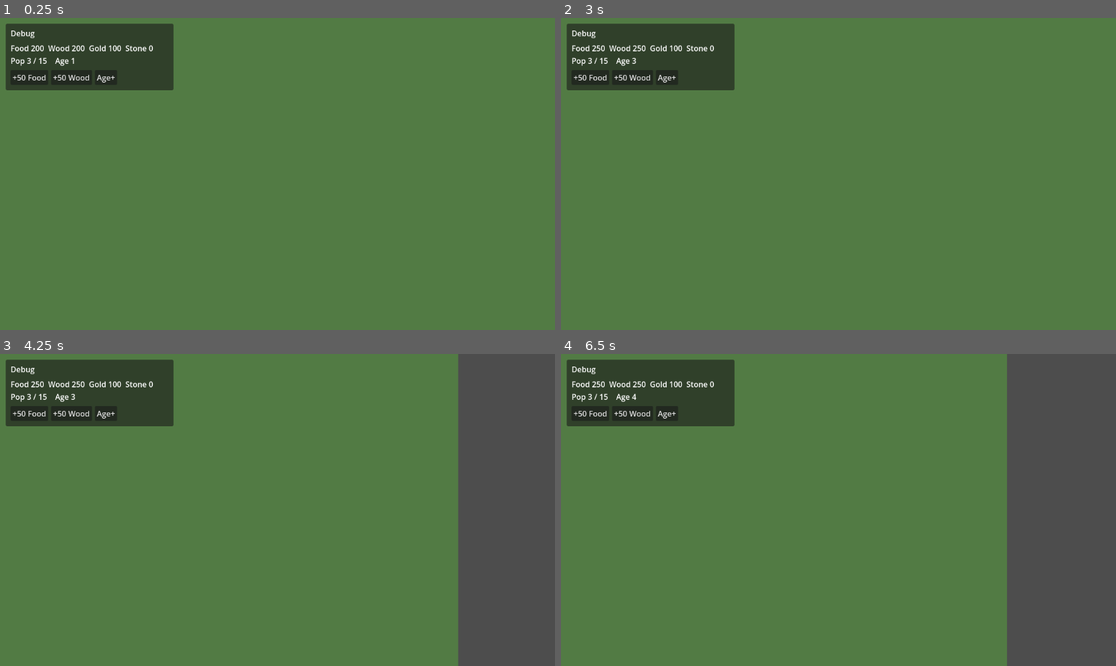
Above: before the commit, frames 1-4 (two rows, left to right).
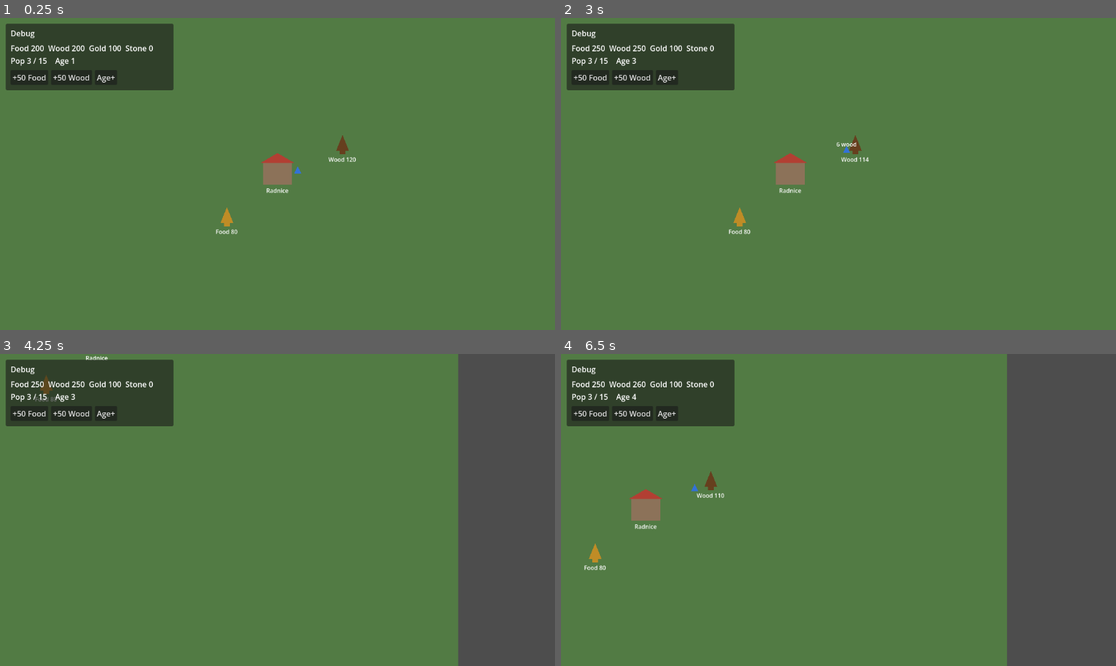
Above: after the commit, the same moments.

Repository: Kosino/ceske-srdce
Game: Godot game, scene res://scenes/map/Map.tscn
The game is run twice, just before and just after one commit, with the same random seed, the same clock (stepped at 60 frames per second) and the same inputs.
Inputs (mouse positions are in pixels of both pictures, inside the frame that each line leads up to):
- Up to frame 1 (0.25 s): no input
- Up to frame 2 (3 s): click "+50 Food" at 0.5 s; click "+50 Wood" at 1.25 s; click "Age+" at 2 s; tap Enter at 2.75 s; move the mouse to (960, 158) at 2.77 s; hold D from 2.78 s (still down); click (960, 158) at 2.92 s
- Up to frame 3 (4.25 s): move the mouse to (166, 525) at 3.52 s; release D at 3.53 s; hold S from 3.53 s (still down)
- Up to frame 4 (6.5 s): move the mouse to (894, 441) at 4.27 s; release S at 4.28 s; hold D 4.28-5.03 s; move the mouse to (810, 572) at 5.02 s; hold W 5.03-5.78 s; click (810, 572) at 5.17 s; tap Space at 5.75 s; move the mouse to (1005, 556) at 5.77 s; hold A from 5.78 s (still down)

The runs differ from the first frame. In frame 1, 0.7% of the frame differs, in the area x 38-65%, y 37-70%; in frame 2, 0.8%, in the area x 30-56%, y 37-70%; in frame 3, 0.1%; in frame 4, 0.8%.

Commit message:
Implement Gathering loop: villager harvest and drop-off
Add Villager state machine, ResourceNode, and DropOff; spawn a Map
demo that auto-gathers wood, deposits into GameManager, and returns.
Mark Gathering checklist items done after headless verification.

Diff:
--- a/scenes/map/Map.tscn
+++ b/scenes/map/Map.tscn
@@ -13,6 +13,8 @@
 polygon = PackedVector2Array(0, 0, 2000, 0, 2000, 2000, 0, 2000)
 
 [node name="NavigationRegion2D" type="NavigationRegion2D" parent="."]
+
+[node name="Entities" type="Node2D" parent="."]
 
 [node name="Camera2D" type="Camera2D" parent="."]
 position = Vector2(1000, 1000)
--- /dev/null
+++ b/scenes/units/Villager.tscn
@@ -0,0 +1,32 @@
+[gd_scene load_steps=3 format=3 uid="uid://bqvillager01"]
+
+[ext_resource type="Script" path="res://scripts/units/Villager.gd" id="1_villager"]
+
+[sub_resource type="CircleShape2D" id="CircleShape2D_body"]
+radius = 10.0
+
+[node name="Villager" type="CharacterBody2D"]
+collision_layer = 1
+collision_mask = 1
+script = ExtResource("1_villager")
+
+[node name="Visual" type="Polygon2D" parent="."]
+color = Color(0.2, 0.45, 0.85, 1)
+polygon = PackedVector2Array(0, -12, 10, 8, -10, 8)
+
+[node name="CollisionShape2D" type="CollisionShape2D" parent="."]
+shape = SubResource("CircleShape2D_body")
+
+[node name="NavigationAgent2D" type="NavigationAgent2D" parent="."]
+path_desired_distance = 8.0
+target_desired_distance = 12.0
+avoidance_enabled = true
+radius = 10.0
+max_speed = 80.0
+
+[node name="CarryLabel" type="Label" parent="."]
+offset_left = -30.0
+offset_top = -28.0
+offset_right = 30.0
+offset_bottom = -8.0
+horizontal_alignment = 1
--- /dev/null
+++ b/scenes/world/DropOff.tscn
@@ -0,0 +1,22 @@
+[gd_scene load_steps=2 format=3 uid="uid://bqdropoff01"]
+
+[ext_resource type="Script" path="res://scripts/world/DropOff.gd" id="1_dropoff"]
+
+[node name="DropOff" type="Node2D"]
+script = ExtResource("1_dropoff")
+
+[node name="Visual" type="Polygon2D" parent="."]
+color = Color(0.55, 0.45, 0.35, 1)
+polygon = PackedVector2Array(-40, -30, 40, -30, 40, 30, -40, 30)
+
+[node name="Roof" type="Polygon2D" parent="."]
+color = Color(0.7, 0.25, 0.2, 1)
+polygon = PackedVector2Array(-48, -30, 0, -58, 48, -30)
+
+[node name="Label" type="Label" parent="."]
+offset_left = -48.0
+offset_top = 34.0
+offset_right = 48.0
+offset_bottom = 58.0
+horizontal_alignment = 1
+text = "Radnice"
--- /dev/null
+++ b/scenes/world/ResourceNode.tscn
@@ -0,0 +1,18 @@
+[gd_scene load_steps=2 format=3 uid="uid://bqresourcenode01"]
+
+[ext_resource type="Script" path="res://scripts/world/ResourceNode.gd" id="1_resource"]
+
+[node name="ResourceNode" type="Node2D"]
+script = ExtResource("1_resource")
+
+[node name="Visual" type="Polygon2D" parent="."]
+color = Color(0.4, 0.25, 0.12, 1)
+polygon = PackedVector2Array(-18, 16, 0, -28, 18, 16, 8, 16, 8, 26, -8, 26, -8, 16)
+
+[node name="Label" type="Label" parent="."]
+offset_left = -40.0
+offset_top = 28.0
+offset_right = 40.0
+offset_bottom = 52.0
+horizontal_alignment = 1
+text = "Wood"
--- a/scripts/map/Map.gd
+++ b/scripts/map/Map.gd
@@ -1,22 +1,54 @@
 extends Node2D
 
 const MAP_SIZE := Vector2(2000, 2000)
+const VILLAGER_SCENE := preload("res://scenes/units/Villager.tscn")
+const RESOURCE_SCENE := preload("res://scenes/world/ResourceNode.tscn")
+const DROPOFF_SCENE := preload("res://scenes/world/DropOff.tscn")
 
 @onready var navigation_region: NavigationRegion2D = $NavigationRegion2D
+@onready var entities: Node2D = $Entities
 
 
 func _ready() -> void:
 	_setup_navigation()
-	NotificationManager.show_message("Mapa připravena. WASD pohyb, kolečko zoom.")
+	await get_tree().physics_frame
+	await get_tree().physics_frame
+	_spawn_gathering_demo()
+	NotificationManager.show_message("Gathering demo: vesničan těží dřevo a nosí na radnici.")
 
 
 func _setup_navigation() -> void:
-	var polygon := NavigationPolygon.new()
-	polygon.add_outline(PackedVector2Array([
+	var outline := PackedVector2Array([
 		Vector2.ZERO,
 		Vector2(MAP_SIZE.x, 0.0),
 		MAP_SIZE,
 		Vector2(0.0, MAP_SIZE.y),
-	]))
-	polygon.make_polygons_from_outlines()
+	])
+	var polygon := NavigationPolygon.new()
+	polygon.vertices = outline
+	polygon.add_polygon(PackedInt32Array([0, 1, 2, 3]))
+	polygon.add_outline(outline)
 	navigation_region.navigation_polygon = polygon
+
+
+func _spawn_gathering_demo() -> void:
+	var dropoff: DropOff = DROPOFF_SCENE.instantiate()
+	dropoff.position = Vector2(1000, 1000)
+	entities.add_child(dropoff)
+
+	var wood: ResourceNode = RESOURCE_SCENE.instantiate()
+	wood.resource_type = "wood"
+	wood.amount_remaining = 120
+	wood.position = Vector2(1180, 920)
+	entities.add_child(wood)
+
+	var food: ResourceNode = RESOURCE_SCENE.instantiate()
+	food.resource_type = "food"
+	food.amount_remaining = 80
+	food.position = Vector2(860, 1120)
+	entities.add_child(food)
+
+	var villager: Villager = VILLAGER_SCENE.instantiate()
+	villager.position = Vector2(1040, 1000)
+	entities.add_child(villager)
+	villager.assign_gather(wood, dropoff)
--- a/scripts/units/Unit.gd
+++ b/scripts/units/Unit.gd
@@ -1,10 +1,13 @@
 extends CharacterBody2D
+class_name Unit
 
 @export var speed: float = 80.0
 @export var max_hp: float = 40.0
+
 var hp: float
 
 @onready var navigation_agent: NavigationAgent2D = $NavigationAgent2D
+
 
 func _ready() -> void:
 	hp = max_hp
@@ -13,27 +16,47 @@
 		navigation_agent.avoidance_enabled = true
 		navigation_agent.max_speed = speed
 
+
 func set_movement_target(target: Vector2) -> void:
 	if navigation_agent:
 		navigation_agent.target_position = target
 
+
+func stop_movement() -> void:
+	if navigation_agent:
+		navigation_agent.target_position = global_position
+		navigation_agent.velocity = Vector2.ZERO
+	velocity = Vector2.ZERO
+
+
+func is_navigation_finished() -> bool:
+	return navigation_agent == null or navigation_agent.is_navigation_finished()
+
+
 func _physics_process(_delta: float) -> void:
+	_steer_toward_target()
+
+
+func _steer_toward_target() -> void:
 	if not navigation_agent or navigation_agent.is_navigation_finished():
+		stop_movement()
 		return
-	var next_pos = navigation_agent.get_next_path_position()
-	var direction = (next_pos - global_position).normalized()
+	var next_pos := navigation_agent.get_next_path_position()
+	var direction := (next_pos - global_position).normalized()
 	navigation_agent.velocity = direction * speed
+
 
 func _on_velocity_computed(safe_velocity: Vector2) -> void:
 	velocity = safe_velocity
 	move_and_slide()
 
+
 func take_damage(amount: float) -> void:
 	hp -= amount
-	if hp <= 0:
+	if hp <= 0.0:
 		die()
 
+
 func die() -> void:
-	if GameManager:
-		GameManager.change_population(-1)
+	GameManager.change_population(-1)
 	queue_free()
--- /dev/null
+++ b/scripts/units/Villager.gd
@@ -0,0 +1,150 @@
+extends Unit
+class_name Villager
+
+enum State { IDLE, MOVE_TO_RESOURCE, HARVESTING, MOVE_TO_DROPOFF }
+
+@export var carry_capacity: int = 10
+@export var harvest_per_second: float = 5.0
+
+var state: State = State.IDLE
+var target_resource: ResourceNode
+var target_dropoff: DropOff
+var carried_type: String = ""
+var carried_amount: int = 0
+var _harvest_accumulator: float = 0.0
+
+@onready var carry_label: Label = $CarryLabel
+
+
+func _ready() -> void:
+	super._ready()
+	_refresh_carry_label()
+
+
+func assign_gather(resource: ResourceNode, dropoff: DropOff) -> void:
+	target_resource = resource
+	target_dropoff = dropoff
+	if is_instance_valid(target_resource):
+		target_resource.depleted.connect(_on_resource_depleted, CONNECT_ONE_SHOT)
+	_go_to_resource()
+
+
+func _physics_process(delta: float) -> void:
+	match state:
+		State.MOVE_TO_RESOURCE:
+			_steer_toward_target()
+			if _reached_resource():
+				_begin_harvest()
+		State.HARVESTING:
+			stop_movement()
+			_harvest(delta)
+		State.MOVE_TO_DROPOFF:
+			_steer_toward_target()
+			if _reached_dropoff():
+				_deposit()
+		State.IDLE:
+			stop_movement()
+
+
+func _go_to_resource() -> void:
+	if not is_instance_valid(target_resource) or target_resource.is_depleted():
+		state = State.IDLE
+		stop_movement()
+		return
+	state = State.MOVE_TO_RESOURCE
+	set_movement_target(target_resource.global_position)
+
+
+func _begin_harvest() -> void:
+	if not is_instance_valid(target_resource) or target_resource.is_depleted():
+		state = State.IDLE
+		return
+	state = State.HARVESTING
+	carried_type = target_resource.resource_type
+	_harvest_accumulator = 0.0
+	stop_movement()
+
+
+func _harvest(delta: float) -> void:
+	if not is_instance_valid(target_resource) or target_resource.is_depleted():
+		if carried_amount > 0 and is_instance_valid(target_dropoff):
+			_go_to_dropoff()
+		else:
+			state = State.IDLE
+		return
+
+	_harvest_accumulator += harvest_per_second * delta
+	var chunk := int(_harvest_accumulator)
+	if chunk <= 0:
+		return
+	_harvest_accumulator -= float(chunk)
+
+	var room := carry_capacity - carried_amount
+	var taken := target_resource.harvest(mini(chunk, room))
+	carried_amount += taken
+	_refresh_carry_label()
+
+	if carried_amount >= carry_capacity or not is_instance_valid(target_resource):
+		_go_to_dropoff()
+
+
+func _go_to_dropoff() -> void:
+	if not is_instance_valid(target_dropoff):
+		state = State.IDLE
+		stop_movement()
+		return
+	state = State.MOVE_TO_DROPOFF
+	set_movement_target(target_dropoff.global_position)
+
+
+func _deposit() -> void:
+	if carried_amount > 0 and carried_type != "":
+		GameManager.add_resource(carried_type, carried_amount)
+		print(
+			"[GATHER] deposited %s +%d (total food=%d wood=%d gold=%d stone=%d)"
+			% [
+				carried_type,
+				carried_amount,
+				GameManager.food,
+				GameManager.wood,
+				GameManager.gold,
+				GameManager.stone,
+			]
+		)
+		NotificationManager.show_message("+%d %s" % [carried_amount, carried_type])
+	carried_amount = 0
+	carried_type = ""
+	_refresh_carry_label()
+	# Automatic return to the same resource (or idle if gone).
+	_go_to_resource()
+
+
+func _reached_resource() -> bool:
+	if not is_instance_valid(target_resource):
+		return false
+	var radius: float = target_resource.gather_radius
+	return global_position.distance_to(target_resource.global_position) <= radius
+
+
+func _reached_dropoff() -> bool:
+	if not is_instance_valid(target_dropoff):
+		return false
+	return global_position.distance_to(target_dropoff.global_position) <= target_dropoff.dropoff_radius
+
+
+func _on_resource_depleted() -> void:
+	if state == State.HARVESTING or state == State.MOVE_TO_RESOURCE:
+		if carried_amount > 0:
+			_go_to_dropoff()
+		else:
+			state = State.IDLE
+			stop_movement()
+
+
+func _refresh_carry_label() -> void:
+	if carry_label == null:
+		return
+	if carried_amount <= 0:
+		carry_label.text = ""
+	else:
+		carry_label.text = "%d %s" % [carried_amount, carried_type]
--- /dev/null
+++ b/scripts/world/DropOff.gd
@@ -0,0 +1,10 @@
+extends Node2D
+class_name DropOff
+
+@export var dropoff_radius: float = 48.0
+@export var building_name: String = "Radnice"
+
+
+func _ready() -> void:
+	if has_node("Label"):
+		$Label.text = building_name
--- /dev/null
+++ b/scripts/world/ResourceNode.gd
@@ -0,0 +1,46 @@
+extends Node2D
+class_name ResourceNode
+
+signal depleted
+
+@export var resource_type: String = "wood"
+@export var amount_remaining: int = 200
+@export var gather_radius: float = 28.0
+
+@onready var visual: Polygon2D = $Visual
+@onready var label: Label = $Label
+
+
+func _ready() -> void:
+	_refresh_label()
+	if visual:
+		match resource_type:
+			"food":
+				visual.color = Color(0.75, 0.55, 0.15, 1.0)
+			"gold":
+				visual.color = Color(0.9, 0.8, 0.2, 1.0)
+			"stone":
+				visual.color = Color(0.55, 0.55, 0.6, 1.0)
+			_:
+				visual.color = Color(0.4, 0.25, 0.12, 1.0)
+
+
+func is_depleted() -> bool:
+	return amount_remaining <= 0
+
+
+func harvest(amount: int) -> int:
+	if amount <= 0 or is_depleted():
+		return 0
+	var taken := mini(amount, amount_remaining)
+	amount_remaining -= taken
+	_refresh_label()
+	if is_depleted():
+		depleted.emit()
+		queue_free()
+	return taken
+
+
+func _refresh_label() -> void:
+	if label:
+		label.text = "%s %d" % [resource_type.capitalize(), amount_remaining]
Not shown, added: scripts/units/Villager.gd.uid
Not shown, added: scripts/world/DropOff.gd.uid
Not shown, added: scripts/world/ResourceNode.gd.uid
Not shown, changed: START_HERE.md
Not shown, changed: docs/PROTOTYPE_CHECKLIST.md
